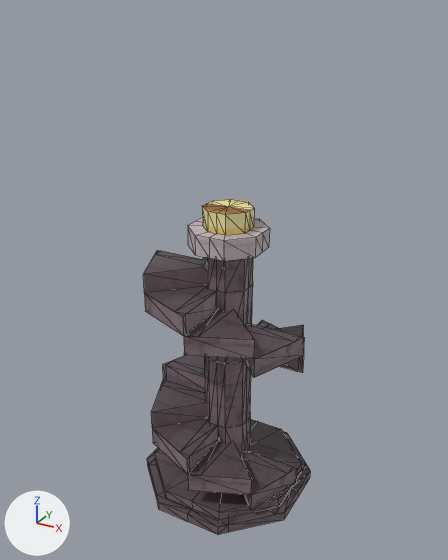
Renders of the glTF model assets/models/stairs_spiral_b.glb from each side of a commit.
Both versions are drawn from a 50 mm camera at (3.41, -6.31, 6.18) aimed at (-0.05, -0.01, 3.04). The lights are fixed; the arrows at lower left show +X, +Y and +Z. The older version comes first. Mesh edges are drawn as thin lines. Vertices at exactly the same position are counted once.

The scene before the commit, as lines of its bpy script (objects in view):
```python
me_glow = bpy.data.meshes.new('glow')
me_glow.from_pydata(...)  # 25 vertices, 36 faces; spans x -0.289..0.289, y -0.289..0.289, z 3.75..4.0
me_glow.materials.append(mat_stairs_spiral_b)  # picture img_stairs_spiral_b
me_stairs = bpy.data.meshes.new('stairs')
me_stairs.from_pydata(...)  # 262 vertices, 372 faces; spans x -1.1..1.1, y -1.1..1.1, z 0.0..3.75
me_stairs.materials.append(mat_stairs_spiral_b)  # picture img_stairs_spiral_b
ob_glow = bpy.data.objects.new('glow', me_glow)
ob_glow.location = (0.0, 0.0, 0.0)
ob_stairs = bpy.data.objects.new('stairs', me_stairs)
ob_stairs.location = (0.0, 0.0, 0.0)
```
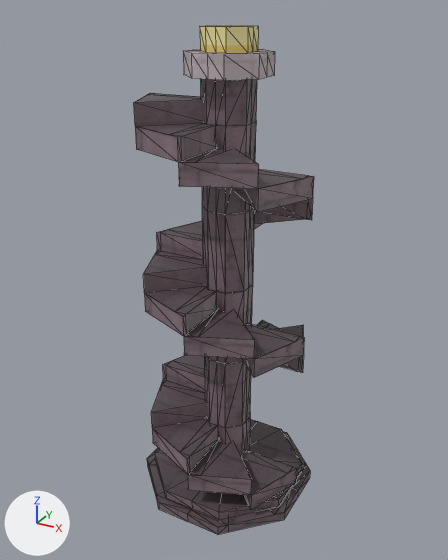
Changed parts and their boxes [x1, y1, x2, y2] in the pictures (448 x 560 px; the box of a moved part takes in the faces that stretch with it):
'stairs', reshaped (8% wider, 53% taller)
    before: [143, 217, 310, 534]
    after: [134, 49, 314, 534]
'glow', moved
    before: [202, 199, 254, 235]
    after: [200, 26, 258, 53]
part 2 of me_stairs, moved or reshaped
    before: [188, 217, 270, 261]
    after: [183, 49, 275, 80]
part 3 of me_stairs, built on
    before: [203, 257, 253, 293]
    after: [134, 79, 314, 293]

The change, as a diff of the scene's bpy script:
```diff
--- a/assets/models/stairs_spiral_b.glb.py
+++ b/assets/models/stairs_spiral_b.glb.py
@@ me_glow @@
 # used by ob_glow; location = (0.0, 0.0, 0.0)
-me_glow.from_pydata(...)  # 25 vertices, 36 faces; spans x -0.289..0.289, y -0.289..0.289, z 3.75..4.0
+me_glow.from_pydata(...)  # 25 vertices, 36 faces; spans x -0.289..0.289, y -0.289..0.289, z 5.75..6.0
+# me_glow part 1: the whole mesh is moved by (0.0, 0.0, 2.0)
 me_glow.materials.append(mat_stairs_spiral_b)
@@ me_stairs @@
 # used by ob_stairs; location = (0.0, 0.0, 0.0)
-me_stairs.from_pydata(...)  # 262 vertices, 372 faces; spans x -1.1..1.1, y -1.1..1.1, z 0.0..3.75
+me_stairs.from_pydata(...)  # 366 vertices, 516 faces; spans x -1.1..1.1, y -1.1..1.1, z 0.0..5.75
+# me_stairs part 2: the loose piece of 25 vertices spanning x -0.46..0.46, y -0.46..0.46, z 3.5..3.75 is moved by (0.0, 0.0, 2.0)
+# me_stairs part 3
+# 12 vertices are removed from x -0.29..0.29, y -0.29..0.29, z 3.5
+# 24 faces are deleted
+# 31 vertices are added at x -1.06..1.06, y -1.06..1.06, z 3.25..5.25
+# 12 new vertices lie (0.0, 0.0, 1.0) away from vertices in x -0.29..0.29, y -0.29..0.29, z 3.0
+# 12 new vertices lie (0.0, 0.0, -1.0) away from vertices in x -0.29..0.29, y -0.29..0.29, z 4.0
+# 12 new vertices lie (0.0, 0.0, 1.0) away from vertices in x -0.29..0.29, y -0.29..0.29, z 4.0
+# 12 new vertices lie (0.0, 0.0, 0.5) away from vertices in x -0.29..0.29, y -0.29..0.29, z 5.0
+# 20 new vertices lie (0.0, 0.0, 0.25) away from vertices in x -1.06..1.06, y -1.06..1.06, z 3.25..5.0
+# 17 new vertices lie (0.0, 0.0, 0.25) away from vertices in x -0.75..1.06, y -1.06..1.06, z 3.5..5.0
+# 168 new faces join them
 me_stairs.materials.append(mat_stairs_spiral_b)
```
